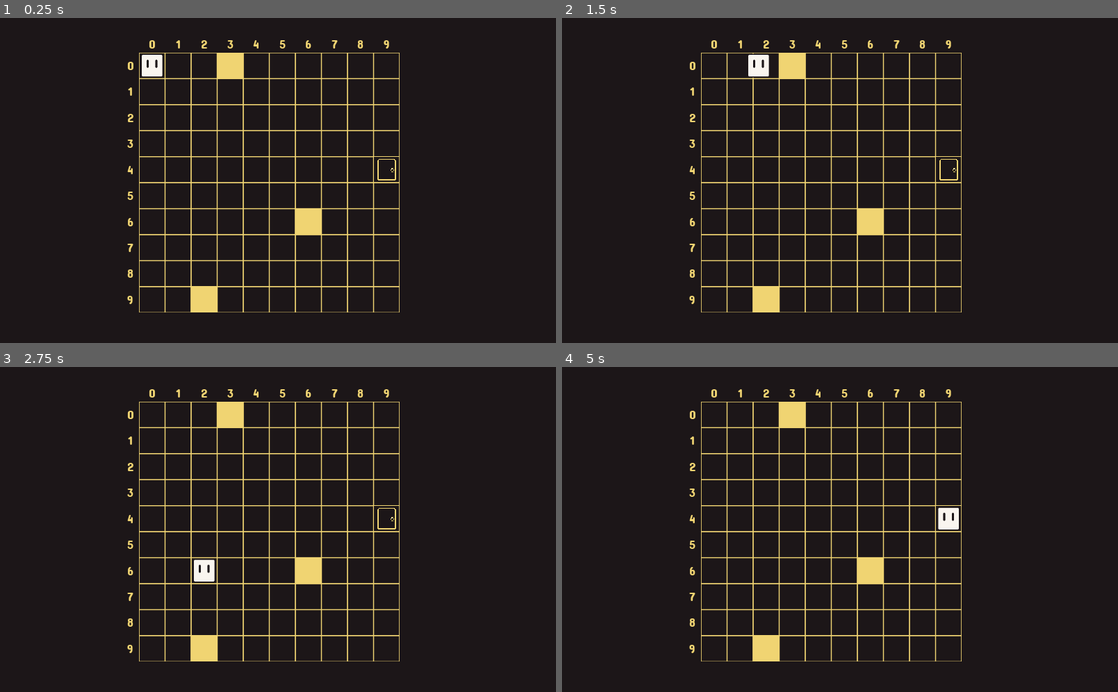
Above: before the commit, frames 1-4 (two rows, left to right).
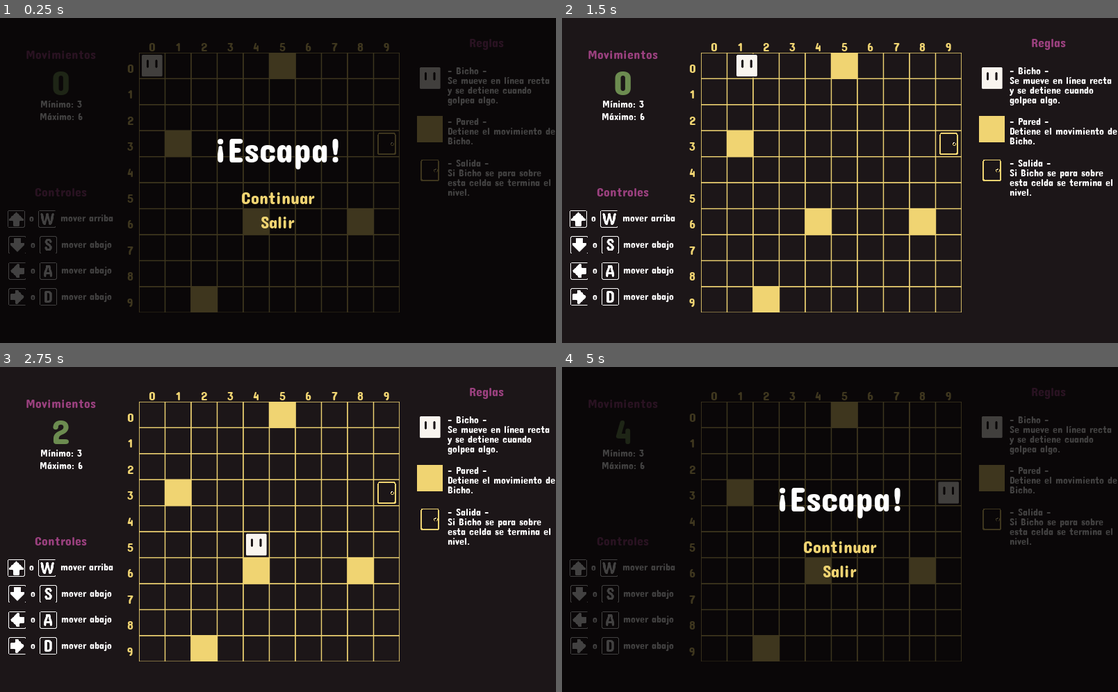
Above: after the commit, the same moments.

Repository: mapedorr/GetOut
Game: Godot game, scene res://Juego.tscn
The game is run twice, just before and just after one commit, with the same random seed, the same clock (stepped at 60 frames per second) and the same inputs.
Inputs (mouse positions are in pixels of both pictures, inside the frame that each line leads up to):
- Up to frame 1 (0.25 s): no input
- Up to frame 2 (1.5 s): click (840, 196) at 0.5 s, where only the run after the commit has a clickable "Continuar"; tap Enter at 1.25 s; hold Right (ui_right) from 1.28 s (still down)
- Up to frame 3 (2.75 s): release Right (ui_right) at 2.03 s; hold Down (ui_down) from 2.03 s (still down)
- Up to frame 4 (5 s): release Down (ui_down) at 2.78 s; hold Right (ui_right) 2.78-3.53 s; hold Up (ui_up) 3.53-4.28 s; hold Left (ui_left) from 4.28 s (still down); tap Escape (ui_cancel) at 4.9 s

The runs differ from the first frame. In frame 1, 11% of the frame differs, in the area x 1-100%, y 6-91%; in frame 2, 6.9%; in frame 3, 7.0%; in frame 4, 11%.

Commit message:
Created basic GUI

Diff:
--- a/Juego.gd
+++ b/Juego.gd
@@ -2,10 +2,12 @@
 
 var moviendo_personaje = false
 var objetivo_alcanzado = false
+var movimientos_hechos = 0
 onready var nivel_actual = $Niveles.get_child(0)
 
 func _ready():
 	nivel_actual.connect("accion_jugador", self, "accion_jugador")
+	$GUI.actualizar_movimientos(movimientos_hechos)
 
 func accion_jugador(dir):
 	if objetivo_alcanzado:
@@ -13,6 +15,8 @@
 
 	if not moviendo_personaje:
 		moviendo_personaje = true
+		var pasos_dados = 0
+
 		while(true):
 #			En base a la dirección a la cuál se quiere mover el jugador,
 #			verificar cuál es la celda a la que debería moverse el Personaje
@@ -26,6 +30,7 @@
 
 #				Desplazar el Personaje a la siguiente celda
 				yield(nivel_actual.mover_personaje(celda_destino), "completed")
+				pasos_dados += 1
 
 #				- - - - DESPUÉS DE MOVER - - - -
 				if celda_destino.tipo == "Salida":
@@ -35,6 +40,12 @@
 			else:
 #				No hacer nada si el jugador intenta salirse del tablero
 				break
+
+		if pasos_dados > 0:
+			# Actualizar el conteo de movimientos en la interfaz gráfica
+			movimientos_hechos += 1
+			$GUI.actualizar_movimientos(movimientos_hechos)
+
 		moviendo_personaje = false
 
 func obtener_grupo(nombre):
--- a/Juego.tscn
+++ b/Juego.tscn
@@ -1,13 +1,18 @@
-[gd_scene load_steps=3 format=2]
+[gd_scene load_steps=4 format=2]
 
 [ext_resource path="res://Juego.gd" type="Script" id=1]
 [ext_resource path="res://nivel/Nivel.tscn" type="PackedScene" id=2]
+[ext_resource path="res://gui/GUI.tscn" type="PackedScene" id=3]
 
 [node name="Juego" type="Node2D"]
 script = ExtResource( 1 )
+__meta__ = {
+"_edit_horizontal_guides_": [ 32.0, 560.0 ],
+"_edit_vertical_guides_": [ 224.0, 752.0 ]
+}
 
 [node name="Niveles" type="Node2D" parent="."]
 
 [node name="Nivel" parent="Niveles" instance=ExtResource( 2 )]
 
-[node name="GUI" type="CanvasLayer" parent="."]
+[node name="GUI" parent="." instance=ExtResource( 3 )]
--- a/assets/recursos/DynamicFont/ConcertOne-24.tres
+++ b/assets/recursos/DynamicFont/ConcertOne-24.tres
@@ -4,5 +4,4 @@
 
 [resource]
 size = 24
-extra_spacing_top = -10
 font_data = ExtResource( 1 )
--- a/fichas/personaje/Personaje.gd
+++ b/fichas/personaje/Personaje.gd
@@ -17,6 +17,7 @@
 	elif Input.is_action_pressed('ui_left'):
 		direccion.x -= 1
 		se_mueve = true
+
 	if Input.is_action_pressed('ui_up'):
 		direccion.y -= 1
 		se_mueve = true
--- a/fichas/personaje/Personaje.tscn
+++ b/fichas/personaje/Personaje.tscn
@@ -2,8 +2,6 @@
 
 [ext_resource path="res://fichas/personaje/Personaje.gd" type="Script" id=1]
 [ext_resource path="res://fichas/personaje/personaje.png" type="Texture" id=2]
-
-
 
 [node name="Personaje" type="Node2D"]
 script = ExtResource( 1 )
--- a/fichas/salida/Salida.tscn
+++ b/fichas/salida/Salida.tscn
@@ -2,9 +2,7 @@
 
 [ext_resource path="res://fichas/salida/salida.png" type="Texture" id=1]
 
-
 [node name="Salida" type="Node2D"]
-editor/display_folded = true
 
 [node name="Sprite" type="Sprite" parent="."]
 texture = ExtResource( 1 )
--- /dev/null
+++ b/gui/GUI.gd
@@ -0,0 +1,29 @@
+extends CanvasLayer
+
+var on_main_menu = false
+
+# Called when the node enters the scene tree for the first time.
+func _ready():
+	$MainMenu/MenuContainer/Continuar.connect("pressed", self, "cerrar_main_menu")
+	$MainMenu/MenuContainer/Salir.connect("pressed", self, "cerrar_juego")
+
+# Called every frame. 'delta' is the elapsed time since the previous frame.
+func _process(delta):
+	if Input.is_action_pressed('ui_cancel'):
+		if not on_main_menu:
+			$MainMenu.show()
+			yield(get_tree().create_timer(0.1), "timeout")
+			on_main_menu = true
+		else:
+			cerrar_main_menu()
+
+func cerrar_main_menu():
+	$MainMenu.hide()
+	yield(get_tree().create_timer(0.1), "timeout")
+	on_main_menu = false
+
+func cerrar_juego():
+	get_tree().quit()
+
+func actualizar_movimientos(nuevo_valor):
+	$Movimiento/VBoxContainer/Conteo.text = String(nuevo_valor)
--- /dev/null
+++ b/gui/GUI.tscn
@@ -0,0 +1,584 @@
+[gd_scene load_steps=28 format=2]
+
+[ext_resource path="res://gui/GUI.gd" type="Script" id=1]
+[ext_resource path="res://assets/recursos/DynamicFont/ConcertOne-24.tres" type="DynamicFont" id=2]
+[ext_resource path="res://assets/fuentes/ConcertOne.ttf" type="DynamicFontData" id=3]
+[ext_resource path="res://gui/sprites/arriba.png" type="Texture" id=4]
+[ext_resource path="res://gui/sprites/w.png" type="Texture" id=5]
+[ext_resource path="res://gui/sprites/abajo.png" type="Texture" id=6]
+[ext_resource path="res://gui/sprites/s.png" type="Texture" id=7]
+[ext_resource path="res://gui/sprites/izq.png" type="Texture" id=8]
+[ext_resource path="res://gui/sprites/a.png" type="Texture" id=9]
+[ext_resource path="res://gui/sprites/der.png" type="Texture" id=10]
+[ext_resource path="res://gui/sprites/d.png" type="Texture" id=11]
+[ext_resource path="res://gui/sprites/r.png" type="Texture" id=12]
+[ext_resource path="res://gui/sprites/z.png" type="Texture" id=13]
+[ext_resource path="res://fichas/personaje/personaje.png" type="Texture" id=14]
+[ext_resource path="res://fichas/pared/pared.png" type="Texture" id=15]
+[ext_resource path="res://fichas/salida/salida.png" type="Texture" id=16]
+
+[sub_resource type="DynamicFont" id=5]
+size = 64
+extra_spacing_bottom = 10
+font_data = ExtResource( 3 )
+
+[sub_resource type="DynamicFont" id=6]
+size = 18
+font_data = ExtResource( 3 )
+
+[sub_resource type="DynamicFont" id=7]
+size = 18
+font_data = ExtResource( 3 )
+
+[sub_resource type="DynamicFont" id=10]
+size = 24
+extra_spacing_bottom = 12
+font_data = ExtResource( 3 )
+
+[sub_resource type="DynamicFont" id=9]
+size = 18
+extra_spacing_top = -9
+font_data = ExtResource( 3 )
+
+[sub_resource type="DynamicFont" id=11]
+size = 18
+font_data = ExtResource( 3 )
+
+[sub_resource type="DynamicFont" id=8]
+size = 64
+extra_spacing_top = -32
+font_data = ExtResource( 3 )
+
+[sub_resource type="DynamicFont" id=1]
+size = 64
+extra_spacing_top = -10
+font_data = ExtResource( 3 )
+
+[sub_resource type="StyleBoxEmpty" id=2]
+
+[sub_resource type="DynamicFont" id=3]
+size = 32
+extra_spacing_top = -10
+font_data = ExtResource( 3 )
+
+[sub_resource type="StyleBoxEmpty" id=4]
+
+[node name="GUI" type="CanvasLayer"]
+script = ExtResource( 1 )
+__meta__ = {
+"_edit_horizontal_guides_": [ 32.0, 560.0 ],
+"_edit_vertical_guides_": [ 224.0, 736.0 ]
+}
+
+[node name="Movimiento" type="Control" parent="."]
+editor/display_folded = true
+margin_right = 224.0
+margin_bottom = 240.0
+
+[node name="VBoxContainer" type="VBoxContainer" parent="Movimiento"]
+editor/display_folded = true
+margin_right = 224.0
+margin_bottom = 240.0
+custom_constants/separation = 8
+alignment = 1
+
+[node name="Titulo" type="Label" parent="Movimiento/VBoxContainer"]
+margin_top = 52.0
+margin_right = 224.0
+margin_bottom = 72.0
+custom_fonts/font = ExtResource( 2 )
+custom_colors/font_color = Color( 0.603922, 0.25098, 0.494118, 1 )
+text = "Movimientos"
+align = 1
+valign = 1
+
+[node name="Conteo" type="Label" parent="Movimiento/VBoxContainer"]
+margin_top = 80.0
+margin_right = 224.0
+margin_bottom = 141.0
+custom_fonts/font = SubResource( 5 )
+custom_colors/font_color = Color( 0.423529, 0.54902, 0.313726, 1 )
+text = "0"
+align = 1
+valign = 1
+
+[node name="Min" type="Label" parent="Movimiento/VBoxContainer"]
+margin_top = 149.0
+margin_right = 224.0
+margin_bottom = 164.0
+custom_fonts/font = SubResource( 6 )
+text = "Mínimo: 3"
+align = 1
+valign = 1
+
+[node name="Max" type="Label" parent="Movimiento/VBoxContainer"]
+margin_top = 172.0
+margin_right = 224.0
+margin_bottom = 187.0
+custom_fonts/font = SubResource( 7 )
+text = "Máximo: 6"
+align = 1
+valign = 1
+
+[node name="Controles" type="Control" parent="."]
+editor/display_folded = true
+margin_top = 240.0
+margin_right = 224.0
+margin_bottom = 600.0
+
+[node name="VBoxContainer" type="VBoxContainer" parent="Controles"]
+editor/display_folded = true
+anchor_right = 1.0
+anchor_bottom = 1.0
+custom_constants/separation = 16
+alignment = 1
+
+[node name="Titulo" type="Label" parent="Controles/VBoxContainer"]
+margin_top = 68.0
+margin_right = 224.0
+margin_bottom = 100.0
+custom_fonts/font = SubResource( 10 )
+custom_colors/font_color = Color( 0.603922, 0.25098, 0.494118, 1 )
+text = "Controles"
+align = 1
+valign = 1
+
+[node name="Arriba" type="HBoxContainer" parent="Controles/VBoxContainer"]
+editor/display_folded = true
+margin_top = 116.0
+margin_right = 224.0
+margin_bottom = 148.0
+custom_constants/separation = 8
+alignment = 1
+
+[node name="Icono" type="TextureRect" parent="Controles/VBoxContainer/Arriba"]
+margin_left = 13.0
+margin_right = 45.0
+margin_bottom = 32.0
+grow_horizontal = 0
+grow_vertical = 0
+texture = ExtResource( 4 )
+
+[node name="Separation" type="Label" parent="Controles/VBoxContainer/Arriba"]
+margin_left = 53.0
+margin_top = 13.0
+margin_right = 62.0
+margin_bottom = 19.0
+custom_fonts/font = SubResource( 9 )
+text = "o"
+align = 1
+
+[node name="Icono2" type="TextureRect" parent="Controles/VBoxContainer/Arriba"]
+margin_left = 70.0
+margin_right = 102.0
+margin_bottom = 32.0
+grow_horizontal = 0
+grow_vertical = 0
+texture = ExtResource( 5 )
+
+[node name="Text" type="Label" parent="Controles/VBoxContainer/Arriba"]
+margin_left = 110.0
+margin_top = 13.0
+margin_right = 211.0
+margin_bottom = 19.0
+custom_fonts/font = SubResource( 9 )
+text = "mover arriba"
+align = 1
+
+[node name="Abajo" type="HBoxContainer" parent="Controles/VBoxContainer"]
+editor/display_folded = true
+margin_top = 164.0
+margin_right = 224.0
+margin_bottom = 196.0
+custom_constants/separation = 8
+alignment = 1
+
+[node name="Icono" type="TextureRect" parent="Controles/VBoxContainer/Abajo"]
+margin_left = 15.0
+margin_right = 47.0
+margin_bottom = 32.0
+grow_horizontal = 0
+grow_vertical = 0
+texture = ExtResource( 6 )
+
+[node name="Separation" type="Label" parent="Controles/VBoxContainer/Abajo"]
+margin_left = 55.0
+margin_top = 13.0
+margin_right = 64.0
+margin_bottom = 19.0
+custom_fonts/font = SubResource( 9 )
+text = "o"
+align = 1
+
+[node name="Icono2" type="TextureRect" parent="Controles/VBoxContainer/Abajo"]
+margin_left = 72.0
+margin_right = 104.0
+margin_bottom = 32.0
+grow_horizontal = 0
+grow_vertical = 0
+texture = ExtResource( 7 )
+
+[node name="Text" type="Label" parent="Controles/VBoxContainer/Abajo"]
+margin_left = 112.0
+margin_top = 13.0
+margin_right = 208.0
+margin_bottom = 19.0
+custom_fonts/font = SubResource( 9 )
+text = "mover abajo"
+align = 1
+
+[node name="Izquierda" type="HBoxContainer" parent="Controles/VBoxContainer"]
+editor/display_folded = true
+margin_top = 212.0
+margin_right = 224.0
+margin_bottom = 244.0
+custom_constants/separation = 8
+alignment = 1
+
+[node name="Icono" type="TextureRect" parent="Controles/VBoxContainer/Izquierda"]
+margin_left = 15.0
+margin_right = 47.0
+margin_bottom = 32.0
+grow_horizontal = 0
+grow_vertical = 0
+texture = ExtResource( 8 )
+
+[node name="Separation" type="Label" parent="Controles/VBoxContainer/Izquierda"]
+margin_left = 55.0
+margin_top = 13.0
+margin_right = 64.0
+margin_bottom = 19.0
+custom_fonts/font = SubResource( 9 )
+text = "o"
+align = 1
+
+[node name="Icono2" type="TextureRect" parent="Controles/VBoxContainer/Izquierda"]
+margin_left = 72.0
+margin_right = 104.0
+margin_bottom = 32.0
+grow_horizontal = 0
+grow_vertical = 0
+texture = ExtResource( 9 )
+
+[node name="Text" type="Label" parent="Controles/VBoxContainer/Izquierda"]
+margin_left = 112.0
+margin_top = 13.0
+margin_right = 208.0
+margin_bottom = 19.0
+custom_fonts/font = SubResource( 9 )
+text = "mover abajo"
+align = 1
+
+[node name="Derecha" type="HBoxContainer" parent="Controles/VBoxContainer"]
+editor/display_folded = true
+margin_top = 260.0
+margin_right = 224.0
+margin_bottom = 292.0
+custom_constants/separation = 8
+alignment = 1
+
+[node name="Icono" type="TextureRect" parent="Controles/VBoxContainer/Derecha"]
+margin_left = 15.0
+margin_right = 47.0
+margin_bottom = 32.0
+grow_horizontal = 0
+grow_vertical = 0
+texture = ExtResource( 10 )
+
+[node name="Separation" type="Label" parent="Controles/VBoxContainer/Derecha"]
+margin_left = 55.0
+margin_top = 13.0
+margin_right = 64.0
+margin_bottom = 19.0
+custom_fonts/font = SubResource( 9 )
+text = "o"
+align = 1
+
+[node name="Icono2" type="TextureRect" parent="Controles/VBoxContainer/Derecha"]
+margin_left = 72.0
+margin_right = 104.0
+margin_bottom = 32.0
+grow_horizontal = 0
+grow_vertical = 0
+texture = ExtResource( 11 )
+
+[node name="Text" type="Label" parent="Controles/VBoxContainer/Derecha"]
+margin_left = 112.0
+margin_top = 13.0
+margin_right = 208.0
+margin_bottom = 19.0
+custom_fonts/font = SubResource( 9 )
+text = "mover abajo"
+align = 1
+
+[node name="Reiniciar" type="HBoxContainer" parent="Controles/VBoxContainer"]
+editor/display_folded = true
+visible = false
+margin_top = 240.0
+margin_right = 209.0
+margin_bottom = 272.0
+custom_constants/separation = 8
+alignment = 1
+
+[node name="Icono" type="TextureRect" parent="Controles/VBoxContainer/Reiniciar"]
+margin_left = 27.0
+margin_right = 59.0
+margin_bottom = 32.0
+grow_horizontal = 0
+grow_vertical = 0
+texture = ExtResource( 12 )
+
+[node name="Text" type="Label" parent="Controles/VBoxContainer/Reiniciar"]
+margin_left = 67.0
+margin_top = 13.0
+margin_right = 181.0
+margin_bottom = 19.0
+custom_fonts/font = SubResource( 9 )
+text = "reiniciar nivel"
+align = 1
+
+[node name="Deshacer" type="HBoxContainer" parent="Controles/VBoxContainer"]
+editor/display_folded = true
+visible = false
+margin_top = 288.0
+margin_right = 209.0
+margin_bottom = 320.0
+custom_constants/separation = 8
+alignment = 1
+
+[node name="Icono" type="TextureRect" parent="Controles/VBoxContainer/Deshacer"]
+margin_right = 32.0
+margin_bottom = 32.0
+grow_horizontal = 0
+grow_vertical = 0
+texture = ExtResource( 13 )
+
+[node name="Text" type="Label" parent="Controles/VBoxContainer/Deshacer"]
+margin_left = 40.0
+margin_top = 13.0
+margin_right = 209.0
+margin_bottom = 19.0
+custom_fonts/font = SubResource( 9 )
+text = "deshacer movimiento"
+align = 1
+
+[node name="Reglas" type="Control" parent="."]
+editor/display_folded = true
+margin_left = 768.0
+margin_top = 32.0
+margin_right = 1024.0
+margin_bottom = 560.0
+
+[node name="Pila" type="VBoxContainer" parent="Reglas"]
+anchor_right = 1.0
+anchor_bottom = 1.0
+custom_constants/separation = 24
+
+[node name="Titulo" type="Label" parent="Reglas/Pila"]
+margin_right = 256.0
+margin_bottom = 32.0
+custom_fonts/font = SubResource( 10 )
+custom_colors/font_color = Color( 0.603922, 0.25098, 0.494118, 1 )
+text = "Reglas"
+align = 1
+valign = 1
+
+[node name="Bicho" type="HBoxContainer" parent="Reglas/Pila"]
+editor/display_folded = true
+margin_top = 56.0
+margin_right = 256.0
+margin_bottom = 125.0
+custom_constants/separation = 8
+alignment = 1
+
+[node name="Icono" type="TextureRect" parent="Reglas/Pila/Bicho"]
+margin_right = 48.0
+margin_bottom = 69.0
+grow_horizontal = 0
+grow_vertical = 0
+texture = ExtResource( 14 )
+
+[node name="Text" type="Label" parent="Reglas/Pila/Bicho"]
+margin_left = 56.0
+margin_right = 256.0
+margin_bottom = 69.0
+size_flags_horizontal = 3
+custom_fonts/font = SubResource( 11 )
+text = "- Bicho -
+Se mueve en línea recta y se detiene cuando golpea algo."
+autowrap = true
+
+[node name="Pared" type="HBoxContainer" parent="Reglas/Pila"]
+margin_top = 149.0
+margin_right = 256.0
+margin_bottom = 200.0
+custom_constants/separation = 8
+alignment = 1
+
+[node name="Icono" type="TextureRect" parent="Reglas/Pila/Pared"]
+margin_right = 48.0
+margin_bottom = 51.0
+grow_horizontal = 0
+grow_vertical = 0
+texture = ExtResource( 15 )
+
+[node name="Text" type="Label" parent="Reglas/Pila/Pared"]
+margin_left = 56.0
+margin_right = 256.0
+margin_bottom = 51.0
+size_flags_horizontal = 3
+custom_fonts/font = SubResource( 11 )
+text = "- Pared -
+Detiene el movimiento de Bicho."
+autowrap = true
+
+[node name="Salida" type="HBoxContainer" parent="Reglas/Pila"]
+editor/display_folded = true
+margin_top = 224.0
+margin_right = 256.0
+margin_bottom = 293.0
+custom_constants/separation = 8
+alignment = 1
+
+[node name="Icono" type="TextureRect" parent="Reglas/Pila/Salida"]
+margin_right = 48.0
+margin_bottom = 69.0
+grow_horizontal = 0
+grow_vertical = 0
+texture = ExtResource( 16 )
+
+[node name="Text" type="Label" parent="Reglas/Pila/Salida"]
+margin_left = 56.0
+margin_right = 256.0
+margin_bottom = 69.0
+size_flags_horizontal = 3
+custom_fonts/font = SubResource( 11 )
+text = "- Salida -
+Si Bicho se para sobre esta celda se termina el nivel."
+autowrap = true
+
+[node name="Mensajes" type="Control" parent="."]
+editor/display_folded = true
+anchor_right = 1.0
+anchor_bottom = 1.0
+
+[node name="Victoria" type="Control" parent="Mensajes"]
+editor/display_folded = true
+visible = false
+anchor_right = 1.0
+anchor_bottom = 1.0
+
+[node name="Fondo" type="ColorRect" parent="Mensajes/Victoria"]
+anchor_left = 0.5
+anchor_top = 0.5
+anchor_right = 0.5
+anchor_bottom = 0.5
+margin_left = -512.0
+margin_top = -64.0
+margin_right = 512.0
+margin_bottom = 64.0
+color = Color( 0.423529, 0.54902, 0.313726, 1 )
+
+[node name="Texto" type="Label" parent="Mensajes/Victoria"]
+anchor_left = 0.5
+anchor_top = 0.5
+anchor_right = 0.5
+anchor_bottom = 0.5
+margin_left = -512.0
+margin_top = -32.0
+margin_right = 512.0
+margin_bottom = 32.0
+custom_fonts/font = SubResource( 8 )
+text = "¡Buena!"
+align = 1
+valign = 1
+
+[node name="Derrota" type="Control" parent="Mensajes"]
+editor/display_folded = true
+visible = false
+anchor_right = 1.0
+anchor_bottom = 1.0
+
+[node name="Fondo" type="ColorRect" parent="Mensajes/Derrota"]
+anchor_left = 0.5
+anchor_top = 0.5
+anchor_right = 0.5
+anchor_bottom = 0.5
+margin_left = -512.0
+margin_top = -64.0
+margin_right = 512.0
+margin_bottom = 64.0
+color = Color( 0.631373, 0.239216, 0.231373, 1 )
+
+[node name="Texto" type="Label" parent="Mensajes/Derrota"]
+anchor_left = 0.5
+anchor_top = 0.5
+anchor_right = 0.5
+anchor_bottom = 0.5
+margin_left = -512.0
+margin_top = -32.0
+margin_right = 512.0
+margin_bottom = 32.0
+custom_fonts/font = SubResource( 8 )
+text = "Paila"
+align = 1
+valign = 1
+
+[node name="MainMenu" type="Control" parent="."]
+editor/display_folded = true
+anchor_right = 1.0
+anchor_bottom = 1.0
+
+[node name="Overlay" type="ColorRect" parent="MainMenu"]
+anchor_right = 1.0
+anchor_bottom = 1.0
+color = Color( 0.0156863, 0.0117647, 0.0117647, 0.752941 )
+
+[node name="MenuContainer" type="VBoxContainer" parent="MainMenu"]
+editor/display_folded = true
+anchor_right = 1.0
+anchor_bottom = 1.0
+custom_constants/separation = 24
+alignment = 1
+
+[node name="Titulo" type="Label" parent="MainMenu/MenuContainer"]
+margin_top = 213.0
+margin_right = 1024.0
+margin_bottom = 254.0
+custom_fonts/font = SubResource( 1 )
+text = "¡Escapa!"
+align = 1
+valign = 1
+
+[node name="Separador" type="HSeparator" parent="MainMenu/MenuContainer"]
+self_modulate = Color( 1, 1, 1, 0 )
+margin_top = 278.0
+margin_right = 1024.0
+margin_bottom = 294.0
+custom_constants/separation = 16
+
+[node name="Continuar" type="Button" parent="MainMenu/MenuContainer"]
+margin_top = 318.0
+margin_right = 1024.0
+margin_bottom = 340.0
+mouse_default_cursor_shape = 2
+custom_styles/focus = SubResource( 2 )
+custom_fonts/font = SubResource( 3 )
+custom_colors/font_color = Color( 0.941176, 0.831373, 0.447059, 1 )
+custom_colors/font_color_hover = Color( 0.603922, 0.25098, 0.494118, 1 )
+custom_colors/font_color_pressed = Color( 0.976471, 0.960784, 0.937255, 1 )
+text = "Continuar"
+flat = true
+
+[node name="Salir" type="Button" parent="MainMenu/MenuContainer"]
+margin_top = 364.0
+margin_right = 1024.0
+margin_bottom = 386.0
+mouse_default_cursor_shape = 2
+custom_styles/focus = SubResource( 4 )
+custom_fonts/font = SubResource( 3 )
+custom_colors/font_color = Color( 0.941176, 0.831373, 0.447059, 1 )
+custom_colors/font_color_hover = Color( 0.603922, 0.25098, 0.494118, 1 )
+custom_colors/font_color_pressed = Color( 0.976471, 0.960784, 0.937255, 1 )
+text = "Salir"
+flat = true
--- a/nivel/Nivel.gd
+++ b/nivel/Nivel.gd
@@ -32,7 +32,7 @@
 
 func accion_personaje(dir):
 	espera_accion += 1
-	if espera_accion == 2:
+	if espera_accion == 4:
 		emit_signal("accion_jugador", dir * 48.0)
 		espera_accion = 0
 
--- a/nivel/Nivel.tscn
+++ b/nivel/Nivel.tscn
@@ -255,10 +255,10 @@
 tipo = "Ninguno"
 
 [node name="Celda03" type="Sprite" parent="Tablero"]
-position = Vector2( 168, 24.0975 )
-texture = ExtResource( 4 )
-script = ExtResource( 5 )
-tipo = "Pared"
+position = Vector2( 168, 24 )
+texture = ExtResource( 4 )
+script = ExtResource( 5 )
+tipo = "Ninguno"
 
 [node name="Celda04" type="Sprite" parent="Tablero"]
 position = Vector2( 216, 24 )
@@ -270,7 +270,7 @@
 position = Vector2( 264, 24 )
 texture = ExtResource( 4 )
 script = ExtResource( 5 )
-tipo = ""
+tipo = "Pared"
 
 [node name="Celda06" type="Sprite" parent="Tablero"]
 position = Vector2( 312, 24 )
@@ -426,7 +426,7 @@
 position = Vector2( 72, 168 )
 texture = ExtResource( 4 )
 script = ExtResource( 5 )
-tipo = ""
+tipo = "Pared"
 
 [node name="Celda32" type="Sprite" parent="Tablero"]
 position = Vector2( 120, 168 )
@@ -474,7 +474,7 @@
 position = Vector2( 456, 168 )
 texture = ExtResource( 4 )
 script = ExtResource( 5 )
-tipo = ""
+tipo = "Salida"
 
 [node name="Celda40" type="Sprite" parent="Tablero"]
 position = Vector2( 24, 216 )
@@ -534,7 +534,7 @@
 position = Vector2( 456, 216 )
 texture = ExtResource( 4 )
 script = ExtResource( 5 )
-tipo = "Salida"
+tipo = "Ninguno"
 
 [node name="Celda50" type="Sprite" parent="Tablero"]
 position = Vector2( 24, 264 )
@@ -624,7 +624,7 @@
 position = Vector2( 216, 312 )
 texture = ExtResource( 4 )
 script = ExtResource( 5 )
-tipo = ""
+tipo = "Pared"
 
 [node name="Celda65" type="Sprite" parent="Tablero"]
 position = Vector2( 264, 312 )
@@ -636,7 +636,7 @@
 position = Vector2( 312, 312 )
 texture = ExtResource( 4 )
 script = ExtResource( 5 )
-tipo = "Pared"
+tipo = "Ninguno"
 
 [node name="Celda67" type="Sprite" parent="Tablero"]
 position = Vector2( 360, 312 )
@@ -648,7 +648,7 @@
 position = Vector2( 408, 312 )
 texture = ExtResource( 4 )
 script = ExtResource( 5 )
-tipo = "Ninguno"
+tipo = "Pared"
 
 [node name="Celda69" type="Sprite" parent="Tablero"]
 position = Vector2( 456, 312 )
@@ -837,12 +837,9 @@
 tipo = ""
 
 [node name="Paredes" type="Node2D" parent="."]
-__meta__ = {
-"_edit_lock_": true
-}
 
 [node name="Salida" parent="." instance=ExtResource( 6 )]
-position = Vector2( 456, 216 )
+position = Vector2( 456, 168 )
 
 [node name="Personaje" parent="." instance=ExtResource( 7 )]
 position = Vector2( 24, 24 )
--- a/project.godot
+++ b/project.godot
@@ -15,9 +15,13 @@
 
 [application]
 
-config/name="TallerNationalGames"
+config/name="TallerUniversidadNacional"
 run/main_scene="res://Juego.tscn"
 config/icon="res://icon.png"
+
+[debug]
+
+gdscript/warnings/enable=false
 
 [display]
 
Binary file changed: fichas/salida/salida.png
Binary file added: gui/sprites/a.png
Not shown, added: gui/sprites/a.png.import
Binary file added: gui/sprites/abajo.png
Not shown, added: gui/sprites/abajo.png.import
Binary file added: gui/sprites/arriba.png
Not shown, added: gui/sprites/arriba.png.import
Binary file added: gui/sprites/d.png
Not shown, added: gui/sprites/d.png.import
Binary file added: gui/sprites/der.png
Not shown, added: gui/sprites/der.png.import
Binary file added: gui/sprites/izq.png
(and 9 more such lines)
